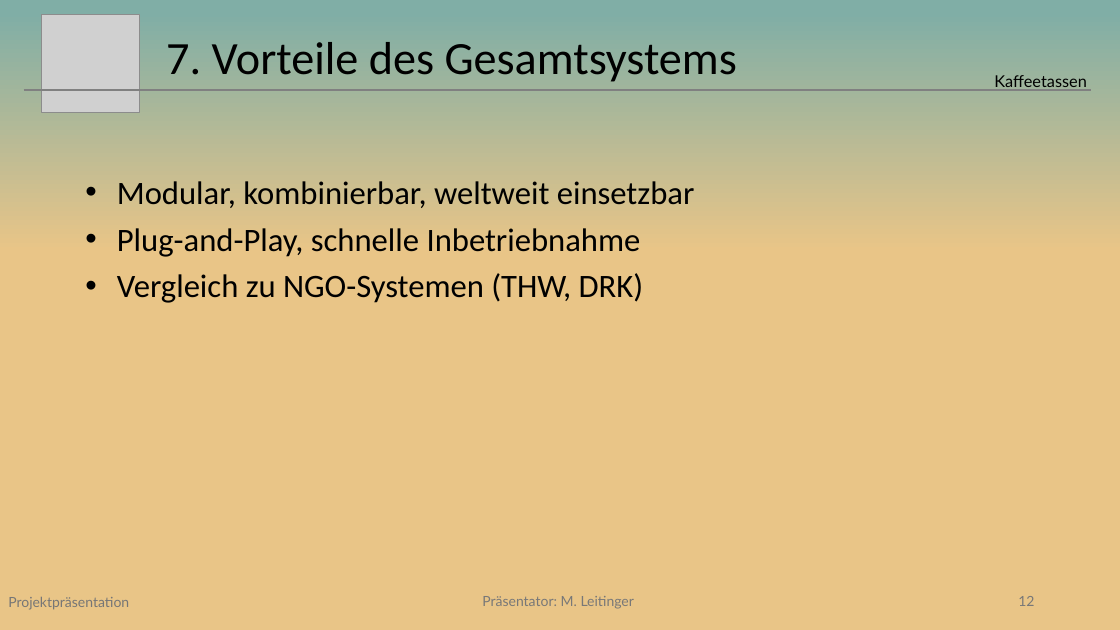
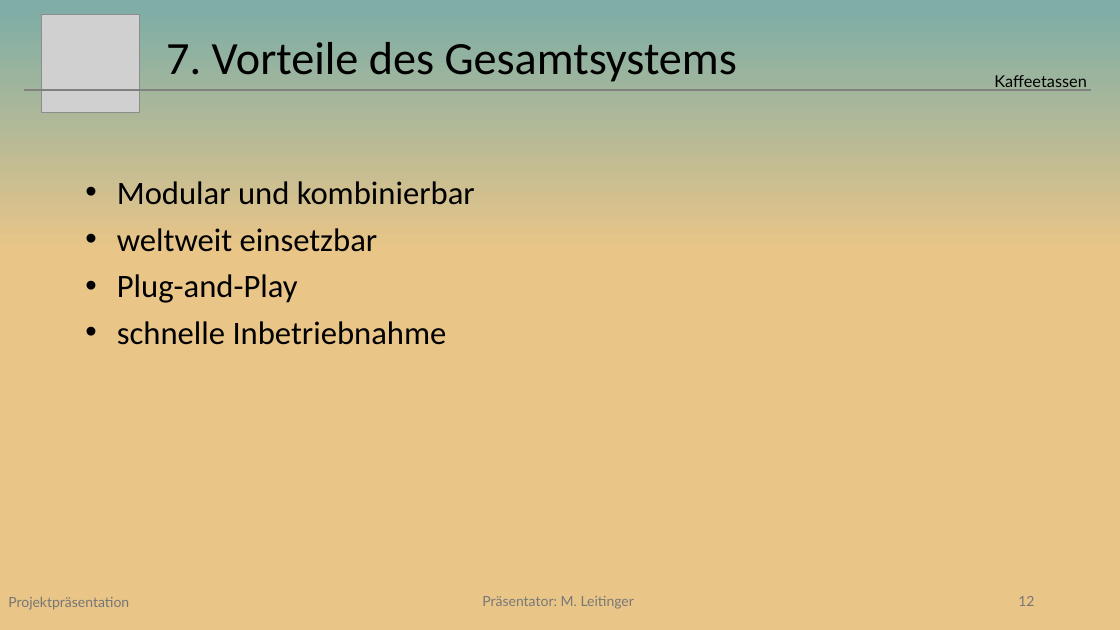
Before and after one commit to Beatlex/KaffeeContainer, a slide deck: slide 12 of Projektpräsentation/Powerpoint/Projektpräsentation V2m.pptx. Drawn at 1120x630 pixels with LibreOffice and Linux fonts; fonts in the diff are those of the drawing; grey boxes stand for pictures. Boxes give left, top, right and bottom in pixels: in the first picture for what was removed or moved away, otherwise in the second. Text is boxed around its words. In the diff, an @@ line names an element or a change of style, - is before the commit and + after.

```diff
--- a/Projektpräsentation/Powerpoint/Projektpräsentation V2m.pptx
+++ b/Projektpräsentation/Powerpoint/Projektpräsentation V2m.pptx
@@ text at (117,181,475,345): text changed @@
-• Modular, kombinierbar, weltweit einsetzbar
-• Plug-and-Play, schnelle Inbetriebnahme
-• Vergleich zu NGO-Systemen (THW, DRK)
+• Modular und kombinierbar
+• weltweit einsetzbar
+• Plug-and-Play
+• schnelle Inbetriebnahme
```
Also in this commit, not shown: 1 other slide changed.
